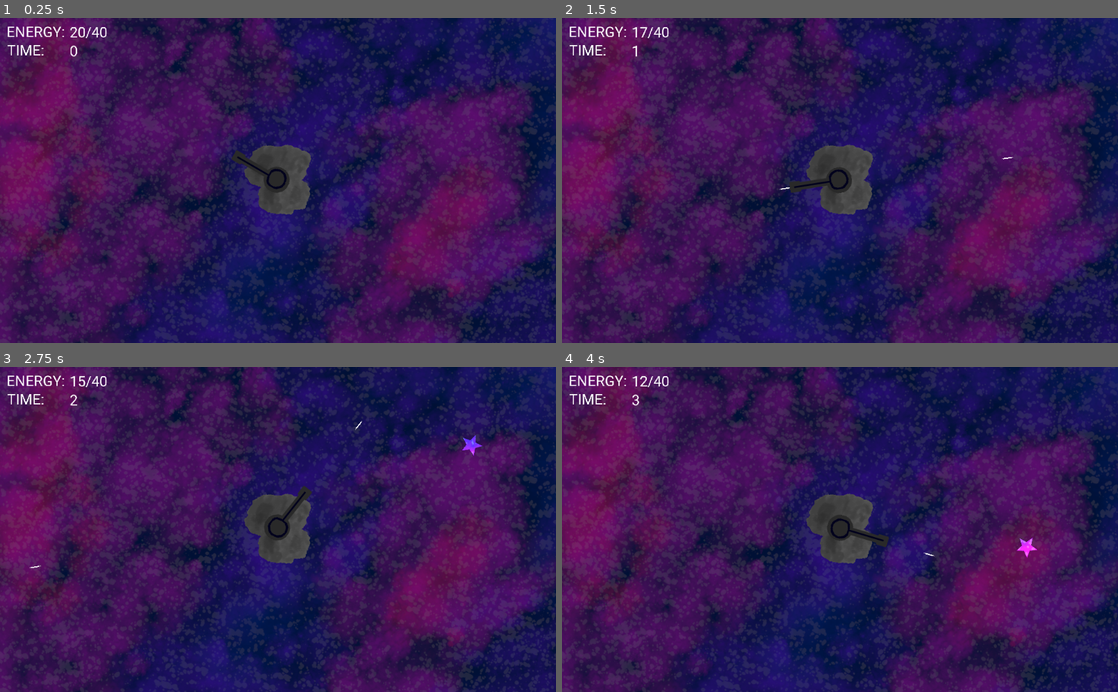
Above: before the commit, frames 1-4 (two rows, left to right).
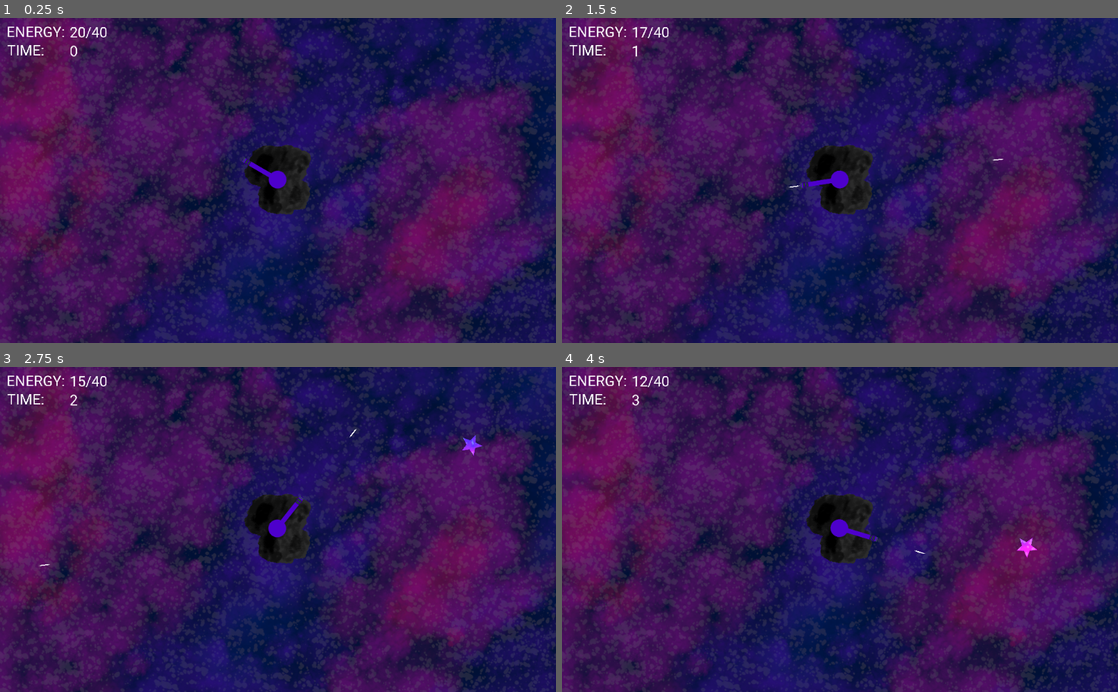
Above: after the commit, the same moments.

Repository: Aroweeri/star_shooter
Game: Godot game, scene res://Node2D.tscn
Same seed, same stepped clock (60 frames per second), same inputs: the game is played once before the commit and once after it.
Inputs (mouse positions are in pixels of both pictures, inside the frame that each line leads up to):
- Up to frame 1 (0.25 s): no input
- Up to frame 2 (1.5 s): tap Enter at 0.5 s; move the mouse to (962, 164) at 0.52 s; click (962, 164) at 0.67 s; move the mouse to (728, 196) at 1.27 s; click (728, 196) at 1.42 s
- Up to frame 3 (2.75 s): move the mouse to (333, 458) at 2.02 s; click (333, 458) at 2.17 s
- Up to frame 4 (4 s): move the mouse to (812, 594) at 2.77 s; click (812, 594) at 2.92 s; move the mouse to (1006, 578) at 3.52 s; click (1006, 578) at 3.67 s

The runs differ from the first frame. In frame 1, 1.9% of the frame differs, in the area x 41-56%, y 39-61%; in frame 2, 2.0%, in the area x 39-82%, y 39-61%; in frame 3, 2.0%; in frame 4, 2.0%.

Commit message:
Update asteroid and gun images, set proper z-index for bullets.

Diff:
--- a/star_shooter/KinematicBody2D_bullet.tscn
+++ b/star_shooter/KinematicBody2D_bullet.tscn
@@ -8,6 +8,7 @@
 [node name="KinematicBody2D_bullet" type="KinematicBody2D" groups=[
 "bullets",
 ]]
+z_index = -1
 collision_mask = 3
 script = ExtResource( 1 )
 
--- a/star_shooter/Node2D.tscn
+++ b/star_shooter/Node2D.tscn
@@ -23,6 +23,7 @@
 script = ExtResource( 1 )
 
 [node name="background" type="Sprite" parent="."]
+z_index = -2
 texture = ExtResource( 2 )
 
 [node name="Camera2D" type="Camera2D" parent="."]
@@ -36,18 +37,17 @@
 texture = ExtResource( 3 )
 
 [node name="gun_node" type="Node2D" parent="."]
+position = Vector2( 0.0897522, 0.0897446 )
 script = ExtResource( 4 )
 
 [node name="gun" type="Sprite" parent="gun_node"]
-position = Vector2( -0.0904846, 0.848625 )
-rotation = 1.57079
-scale = Vector2( 1.5, 1.5 )
+position = Vector2( 44.012, 34.5675 )
 texture = ExtResource( 5 )
 offset = Vector2( -2, -35 )
 script = ExtResource( 6 )
 
 [node name="muzzle" type="Position2D" parent="gun_node"]
-position = Vector2( 125.282, -1.50941 )
+position = Vector2( 98.6362, -0.392886 )
 
 [node name="boundary_top" type="KinematicBody2D" parent="." groups=[
 "boundaries",
--- a/star_shooter/gun.gd
+++ b/star_shooter/gun.gd
@@ -23,9 +23,9 @@
 		if event.button_index == BUTTON_LEFT and event.pressed:
 			var bulletscene = load("res://KinematicBody2D_bullet.tscn")
 			var bullet = bulletscene.instance()
-			bullet.rotation = global_rotation + PI/2
+			bullet.rotation = global_rotation
 			bullet.position = get_parent().get_node("muzzle").global_position
-			bullet.set_velocity(Vector2(0,-7).rotated(global_rotation))
+			bullet.set_velocity(Vector2(7,0).rotated(global_rotation))
 			bullet.connect("starDestroyed", self, "_starDestroyed")
 			emit_signal("removeEnergy")
 			get_node("/root/world").add_child(bullet)
Binary file changed: star_shooter/asteroid.png
Binary file changed: star_shooter/gun.png
Not shown, changed: gimp_projects/asteroid.xcf
Not shown, changed: gimp_projects/gun.xcf
